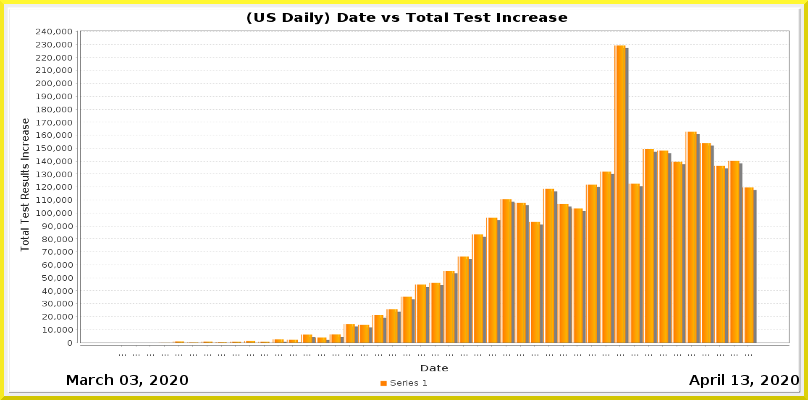
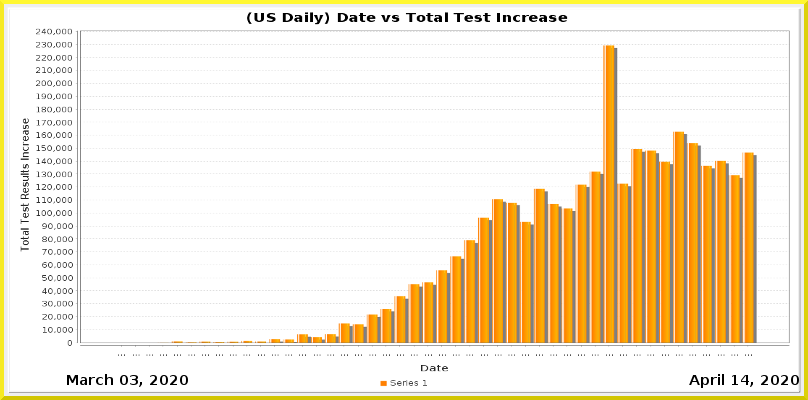
Two versions of the same layered image (808 × 400). Layer-by-layer changes:
painted on "Current Date" over [741, 375, 749, 385]
painted on "Date_vs_TestIncrease.png" over [118, 44, 758, 356]
